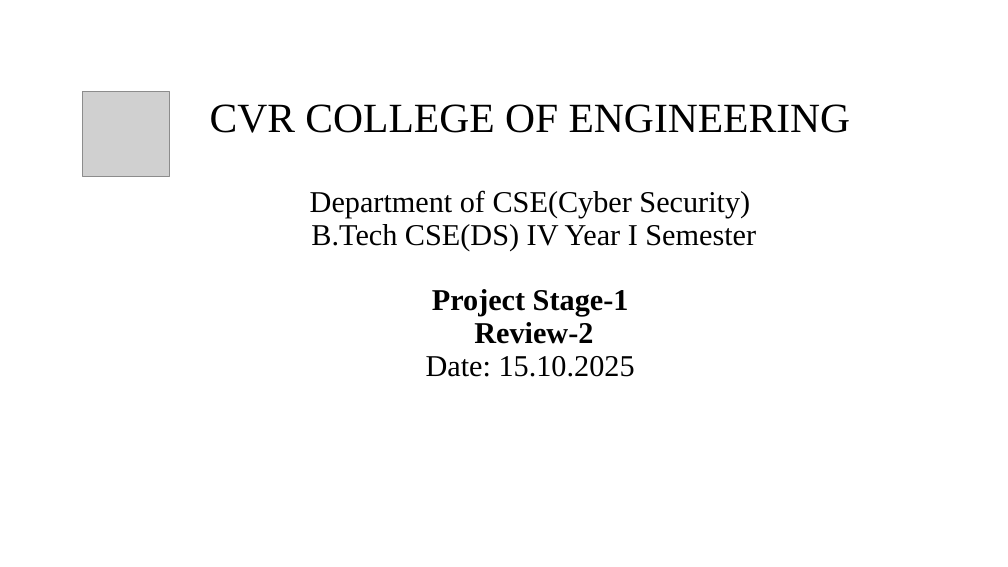
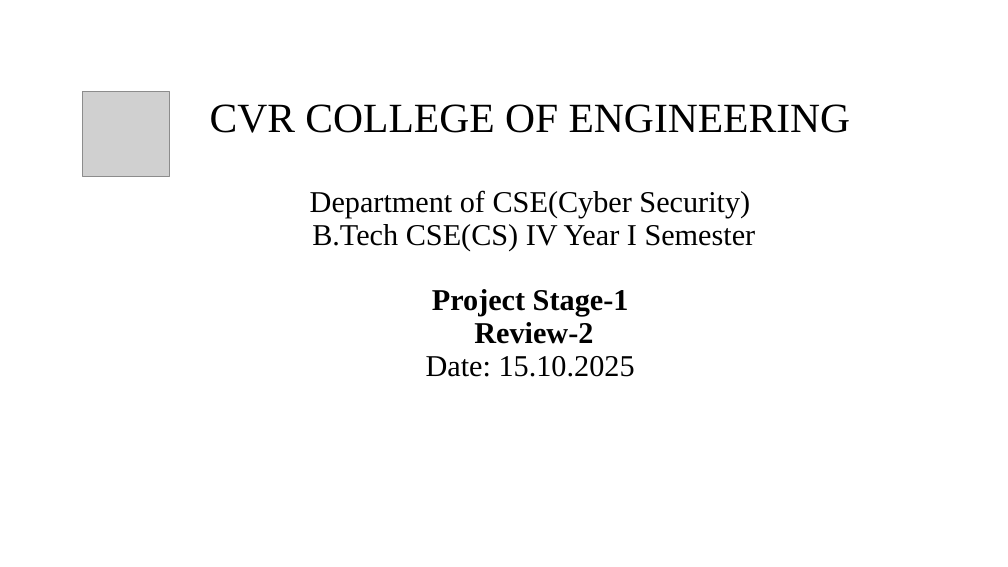
Before and after one commit to nazeer77718/securecloud-sharing-system, a slide deck: slide 1 of secure-cloud.pptx. Drawn at 1008x567 pixels with LibreOffice and Linux fonts; fonts in the diff are those of the drawing; grey boxes stand for pictures. Boxes give left, top, right and bottom in pixels: in the first picture for what was removed or moved away, otherwise in the second. Text is boxed around its words. In the diff, an @@ line names an element or a change of style, - is before the commit and + after.

```diff
--- a/secure-cloud.pptx
+++ b/secure-cloud.pptx
@@ title at <box>210,104,851,377</box>: text changed @@
-CVR COLLEGE OF ENGINEERING
-Department of CSE(Cyber Security)
-B.Tech CSE(DS) IV Year I Semester
-Project Stage-1
-Review-2
-Date: 15.10.2025
+CVR COLLEGE OF ENGINEERING
+Department of CSE(Cyber Security)
+B.Tech CSE(CS) IV Year I Semester
+Project Stage-1
+Review-2
+Date: 15.10.2025
```
Also in this commit, not shown: 4 other slides changed, 17 slides added, 5 slides removed, 1 other file.
